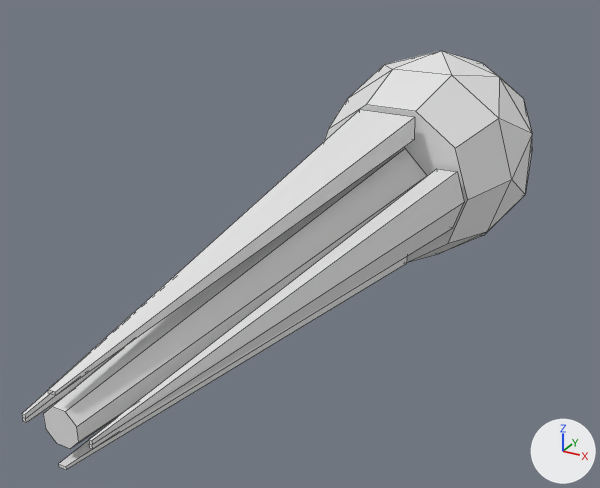
What one commit did to the Blender file assets/Logi/Prime_Rep/Prime_Rep.blend.
Both versions are drawn from a 50 mm lens placed at (2.71, -7.74, 2.51), pointed at (-0.42, -2.06, -0.33). Every picture has the same lights, and +X, +Y and +Z are marked at lower right. Mesh edges are drawn as thin lines.

Script lines for the objects in view, before the commit:
```python
me_cone_005 = bpy.data.meshes.new('Cone.005')
me_cone_005.from_pydata(...)  # 8 vertices, 6 faces; spans x -0.25..0.25, y -2.03..2.04, z -0.19..0.28
me_cone_006 = bpy.data.meshes.new('Cone.006')
me_cone_006.from_pydata(...)  # 12 vertices, 10 faces; spans x -0.19..0.34, y -2.03..2.03, z -0.26..0.26
me_cone_007 = bpy.data.meshes.new('Cone.007')
me_cone_007.from_pydata(...)  # 8 vertices, 6 faces; spans x -0.25..0.25, y -2.03..2.04, z -0.28..0.19
me_cone_008 = bpy.data.meshes.new('Cone.008')
me_cone_008.from_pydata(...)  # 12 vertices, 10 faces; spans x -0.34..0.19, y -2.03..2.03, z -0.26..0.26
me_cylinder_002 = bpy.data.meshes.new('Cylinder.002')
me_cylinder_002.from_pydata(...)  # an 8-sided cut cone along z (radius 0.3 at the low end, 1.0 at the high end) spanning x -1.0..1.0, y -1.0..1.0, z -9.25..1.0
me_icosphere = bpy.data.meshes.new('Icosphere')
me_icosphere.from_pydata(...)  # 46 vertices, 71 faces; spans x -0.95..0.95, y -1.0..1.0, z -1.0..1.2
ob_cone_001 = bpy.data.objects.new('Cone.001', me_cone_005)
ob_cone_001.location = (0.0, -3.3, 0.4)
ob_cone_002 = bpy.data.objects.new('Cone.002', me_cone_006)
ob_cone_002.location = (0.4, -3.3, 0.0)
ob_cone_003 = bpy.data.objects.new('Cone.003', me_cone_007)
ob_cone_003.location = (0.0, -3.3, -0.4)
ob_cone_004 = bpy.data.objects.new('Cone.004', me_cone_008)
ob_cone_004.location = (-0.4, -3.3, 0.0)
ob_cylinder_001 = bpy.data.objects.new('Cylinder.001', me_cylinder_002)
ob_cylinder_001.location = (0.0, -1.6, 0.0)
ob_cylinder_001.rotation_euler = (-1.571, 0.393, 0.0)  # degrees (-90, 23, 0)
ob_cylinder_001.scale = (0.4, 0.4, 0.4)
ob_icosphere = bpy.data.objects.new('Icosphere', me_icosphere)
ob_icosphere.location = (0.0, 0.0, 0.0)
ob_icosphere.rotation_euler = (1.571, 0.0, 0.0)  # degrees (90, 0, 0)
```
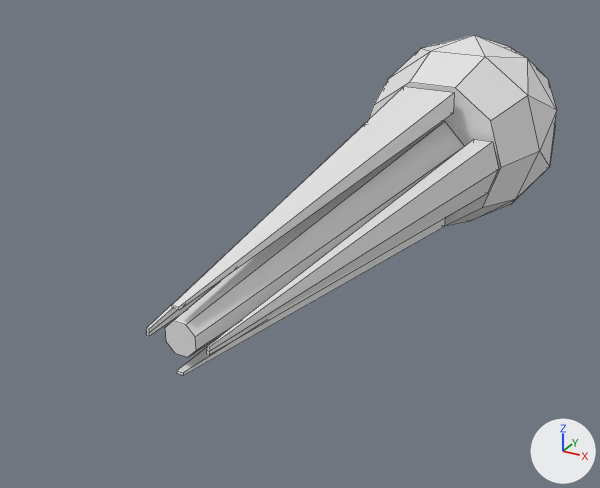
Where the newer file only moved an object's origin or applied its transform, the numbers keep the older frame.

The change, as JSON lines over the scene's bpy script:
```json
{"block": "me_cone_005", "where": "me_cone_005.from_pydata(...)  # 8 vertices, 6 faces; spans x -0.25..0.25, y -2.03..2.04, z -0.19..0.28"}
{"block": "me_cone_005", "where": "# used by ob_cone_001; location = (0.0, -3.3, 0.4)"}
{"block": "me_cone_005", "change": "me_cone_005 part 1: the whole mesh is moved by (0.0, 1.0, 0.0)"}
{"block": "me_cone_006", "where": "me_cone_006.from_pydata(...)  # 12 vertices, 10 faces; spans x -0.19..0.34, y -2.03..2.03, z -0.26..0.26"}
{"block": "me_cone_006", "where": "# used by ob_cone_002; location = (0.4, -3.3, 0.0)"}
{"block": "me_cone_006", "change": "me_cone_006 part 2: the whole mesh is moved by (0.0, 1.0, 0.0)"}
{"block": "me_cone_007", "where": "me_cone_007.from_pydata(...)  # 8 vertices, 6 faces; spans x -0.25..0.25, y -2.03..2.04, z -0.28..0.19"}
{"block": "me_cone_007", "where": "# used by ob_cone_003; location = (0.0, -3.3, -0.4)"}
{"block": "me_cone_007", "change": "me_cone_007 part 3: the whole mesh is moved by (0.0, 1.0, 0.0)"}
{"block": "me_cone_008", "where": "me_cone_008.from_pydata(...)  # 12 vertices, 10 faces; spans x -0.34..0.19, y -2.03..2.03, z -0.26..0.26"}
{"block": "me_cone_008", "where": "# used by ob_cone_004; location = (-0.4, -3.3, 0.0)"}
{"block": "me_cone_008", "change": "me_cone_008 part 4: the whole mesh is moved by (0.0, 1.0, 0.0)"}
{"op": "set", "path": "ob_icosphere.location", "old": "(0.0, 0.0, 0.0)", "new": "(0.0, 1.0, 0.0)"}
{"op": "set", "path": "ob_cylinder_001.location", "old": "(0.0, -1.6, 0.0)", "new": "(0.0, -0.6, 0.0)"}
```

Location of each change, (x1, y1, x2, y2) in pixels of the pictures (600 x 488 px):
```json
{"object": "Icosphere", "change": "moved", "before": [324, 51, 532, 262], "after": [368, 35, 557, 226]}
{"object": "Cylinder.001", "change": "moved", "before": [44, 148, 427, 449], "after": [165, 121, 464, 357]}
{"object": "Cone.002", "change": "mesh moved", "before": [89, 169, 464, 449], "after": [207, 139, 499, 355]}
{"object": "Cone.001", "change": "mesh moved", "before": [48, 110, 415, 396], "after": [172, 87, 454, 310]}
{"object": "Cone.003", "change": "mesh moved", "before": [59, 257, 407, 470], "after": [177, 218, 445, 376]}
{"object": "Cone.004", "change": "mesh moved", "before": [22, 348, 123, 423], "after": [146, 192, 292, 336]}
```
